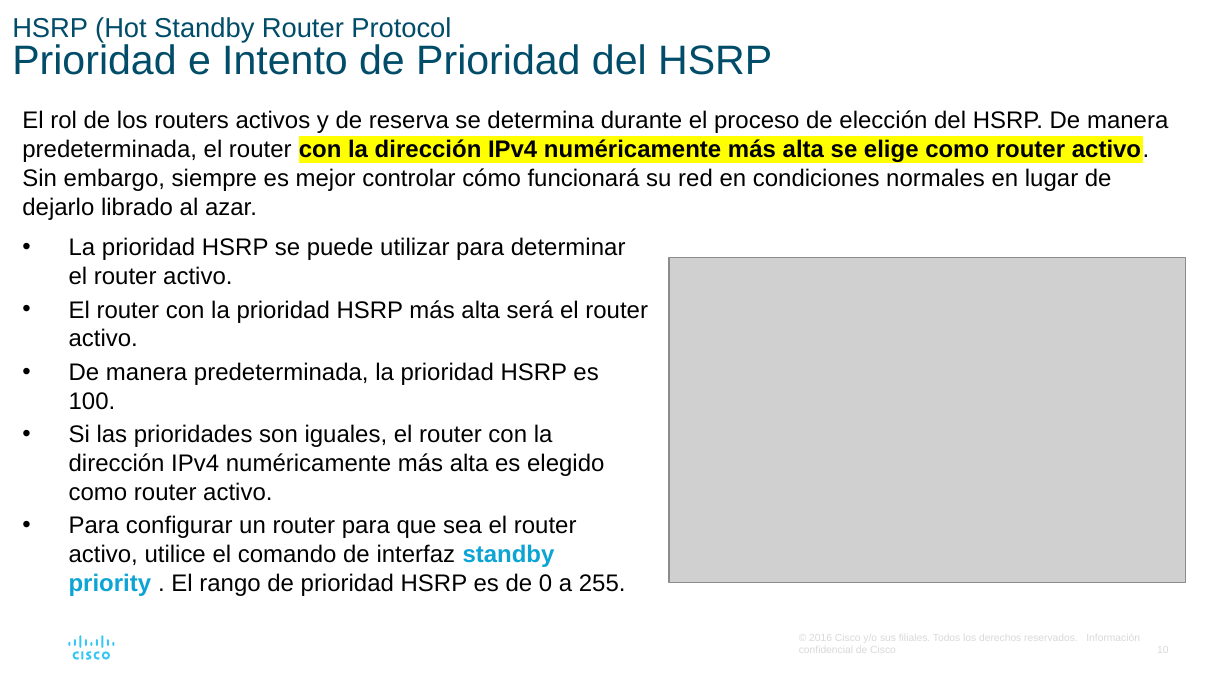
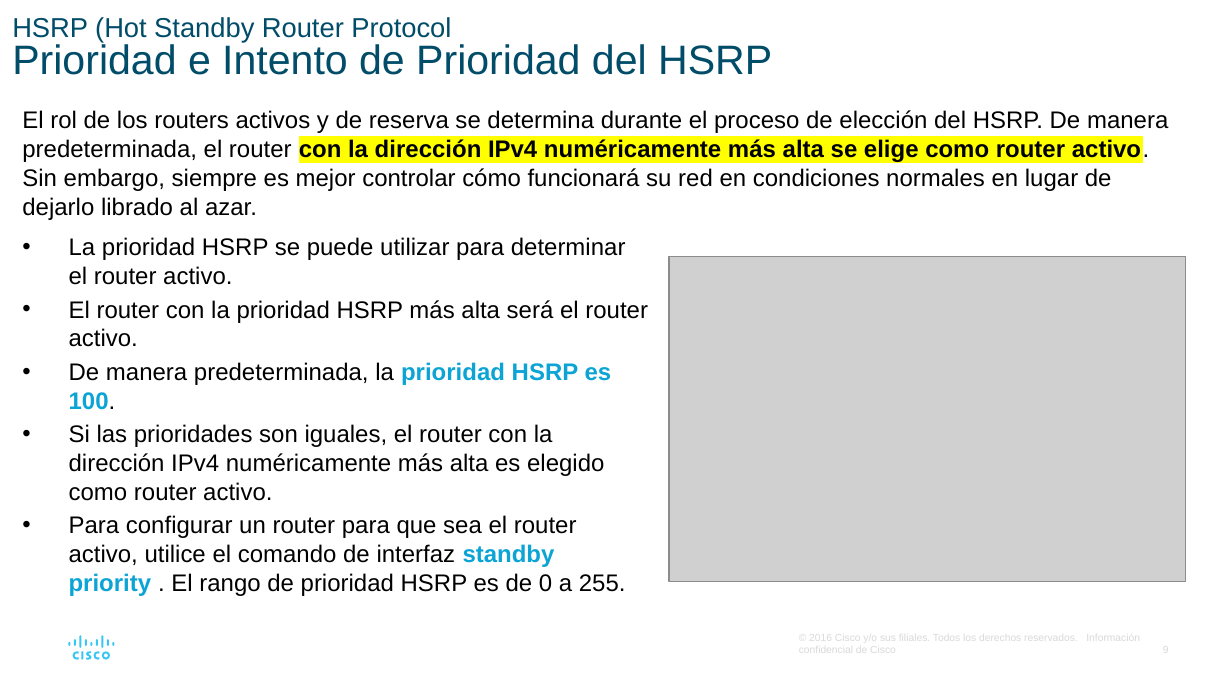
Before and after one commit to lizetheP/WAN, a slide deck: slide 9 of EjerciciosResueltos/Modulo1/1_4_HSRP/FHRP.pptx (slide 10 before the commit). Drawn at 1232x693 pixels with LibreOffice and Linux fonts; fonts in the diff are those of the drawing; grey boxes stand for pictures. Boxes give left, top, right and bottom in pixels: in the first picture for what was removed or moved away, otherwise in the second. Text is boxed around its words. In the diff, an @@ line names an element or a change of style, - is before the commit and + after.

```diff
--- a/EjerciciosResueltos/Modulo1/1_4_HSRP/FHRP.pptx
+++ b/EjerciciosResueltos/Modulo1/1_4_HSRP/FHRP.pptx
@@ text at [69, 362, 612, 410]: text colour #000000 to #0CA4D5, bold on in "prioridad HSRP es 100." @@
@@ page number added at [1163, 644, 1169, 655], 6 pt, text #D9D9D9 @@
+9
```
Also in this commit, not shown: 5 other slides changed, 2 slides removed, 12 other files.
